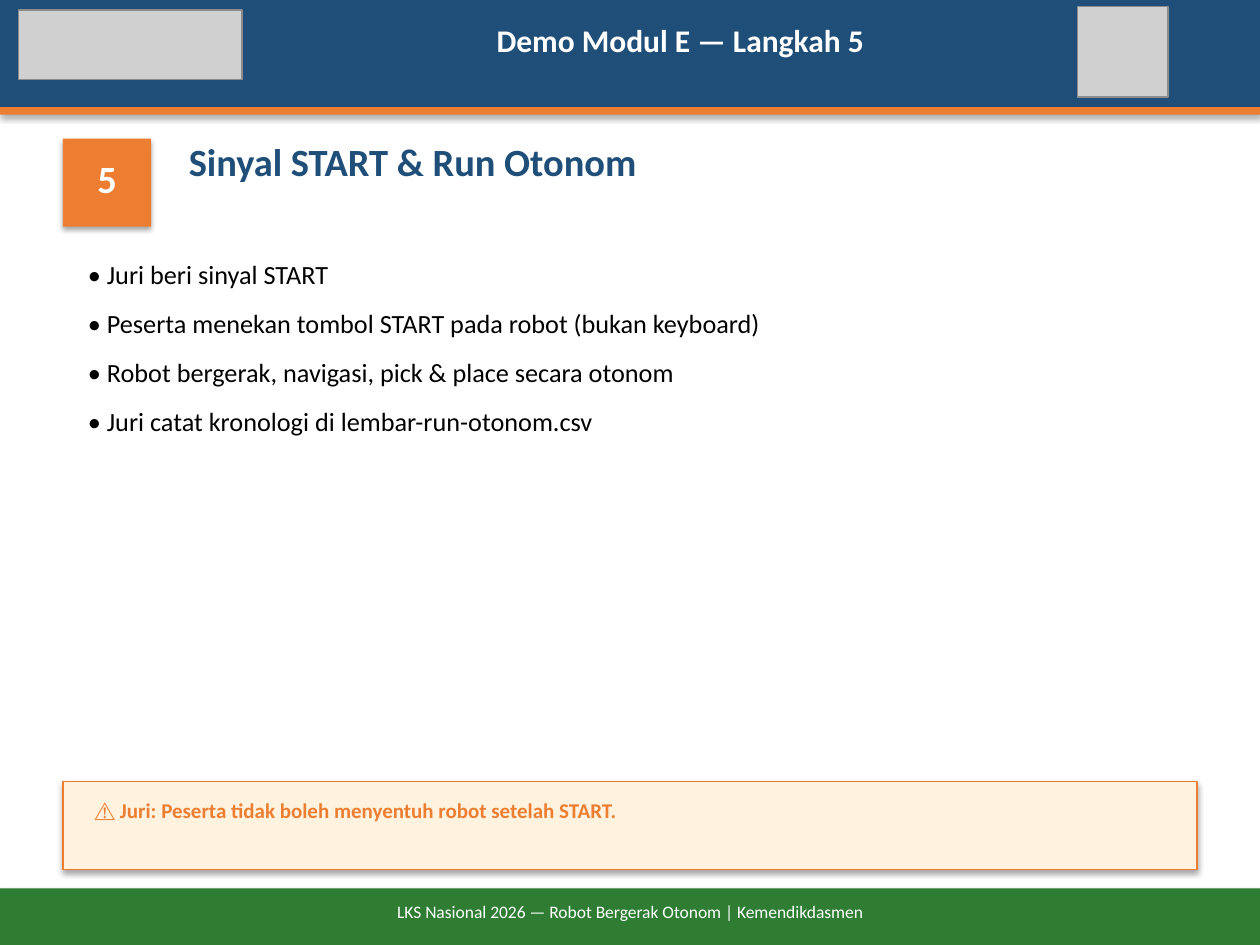
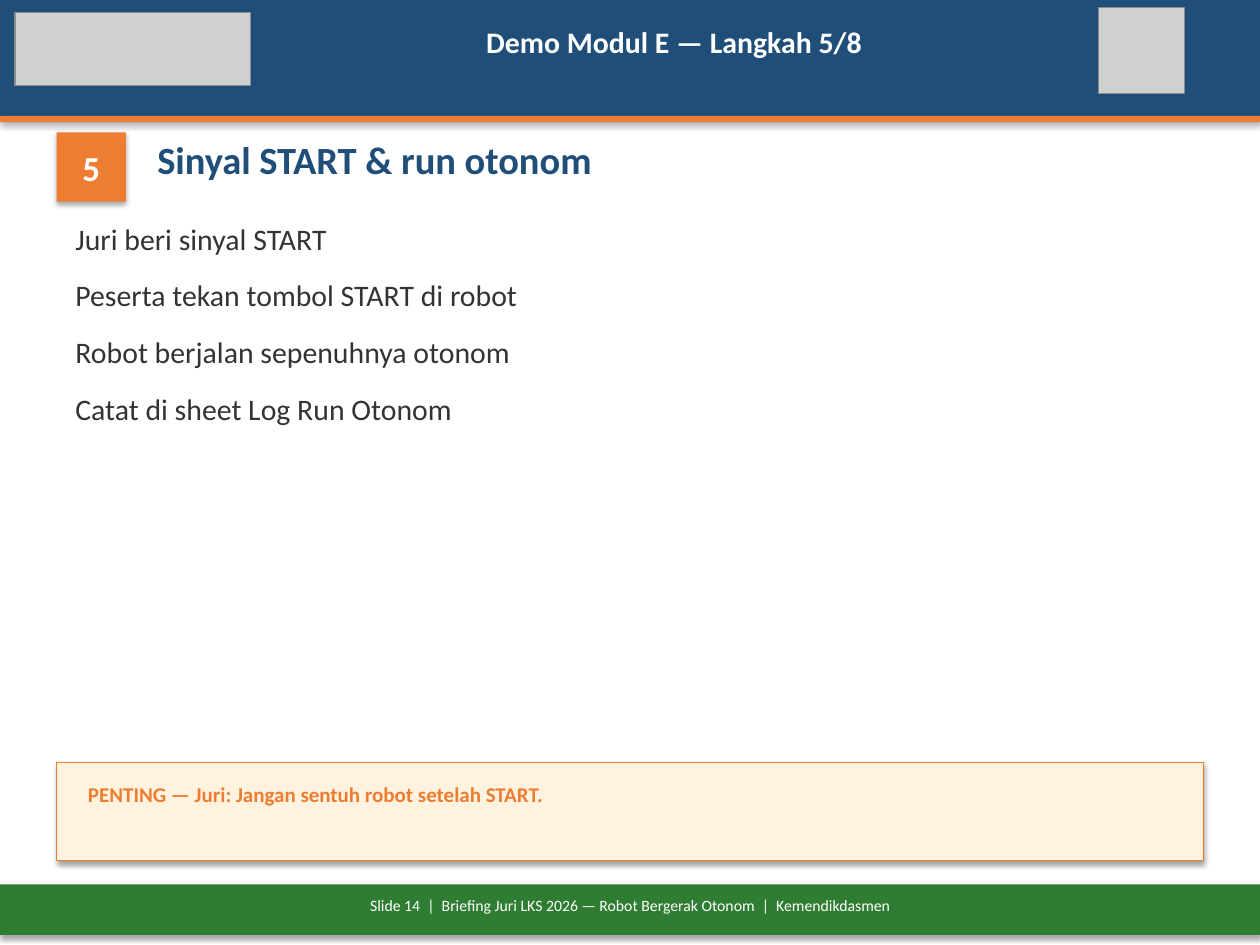
Before and after one commit to antonprafanto/LKS2026, a slide deck: slide 14 of docs/Briefing-Juri-LKS2026-Robot-Otonom.pptx (slide 11 before the commit). Drawn at 1260x945 pixels with LibreOffice and Linux fonts; fonts in the diff are those of the drawing; grey boxes stand for pictures. Boxes give left, top, right and bottom in pixels: in the first picture for what was removed or moved away, otherwise in the second. Text is boxed around its words. In the diff, an @@ line names an element or a change of style, - is before the commit and + after.

```diff
--- a/docs/Briefing-Juri-LKS2026-Robot-Otonom.pptx
+++ b/docs/Briefing-Juri-LKS2026-Robot-Otonom.pptx
@@ rectangle resized from (x1=0, y1=0, x2=1260, y2=107) to (x1=0, y1=0, x2=1260, y2=116) @@
@@ picture resized from (x1=19, y1=10, x2=242, y2=79) to (x1=15, y1=13, x2=251, y2=86) @@
@@ picture resized from (x1=1077, y1=6, x2=1168, y2=97) to (x1=1099, y1=8, x2=1184, y2=93) @@
@@ text at (x1=486, y1=32, x2=862, y2=58): text changed; size 18 to 17 pt @@
-Demo Modul E — Langkah 5
+Demo Modul E — Langkah 5/8
@@ rectangle moved from (x1=0, y1=107, x2=1260, y2=115) to (x1=0, y1=116, x2=1260, y2=122) @@
@@ text "5" moved from (x1=97, y1=168, x2=116, y2=194) to (x1=82, y1=158, x2=100, y2=181) @@
@@ text "5" at (x1=82, y1=158, x2=100, y2=181): size 22 to 20 pt @@
@@ rectangle resized from (x1=63, y1=139, x2=151, y2=227) to (x1=57, y1=132, x2=126, y2=202) @@
@@ text at (x1=157, y1=147, x2=592, y2=180): text changed @@
-Sinyal START & Run Otonom
+Sinyal START & run otonom
@@ text at (x1=75, y1=229, x2=517, y2=425): text changed; size 15 to 17 pt; text colour #000000 to #333333 @@
-• Juri beri sinyal START
-• Peserta menekan tombol START pada robot (bukan keyboard)
-• Robot bergerak, navigasi, pick & place secara otonom
-• Juri catat kronologi di lembar-run-otonom.csv
+Juri beri sinyal START
+Peserta tekan tombol START di robot
+Robot berjalan sepenuhnya otonom
+Catat di sheet Log Run Otonom
@@ rectangle resized from (x1=63, y1=781, x2=1197, y2=869) to (x1=57, y1=762, x2=1203, y2=861) @@
@@ text at (x1=88, y1=787, x2=543, y2=806): text changed @@
-⚠ Juri: Peserta tidak boleh menyentuh robot setelah START.
+PENTING — Juri: Jangan sentuh robot setelah START.
@@ rectangle resized from (x1=0, y1=888, x2=1260, y2=945) to (x1=0, y1=885, x2=1260, y2=935) @@
@@ text at (x1=370, y1=900, x2=890, y2=914): text changed; size 10 to 9 pt @@
-LKS Nasional 2026 — Robot Bergerak Otonom | Kemendikdasmen
+Slide 14 | Briefing Juri LKS 2026 — Robot Bergerak Otonom | Kemendikdasmen
```
Also in this commit, not shown: 16 other slides changed, 6 slides added, 3 slides removed, 2 other files.
